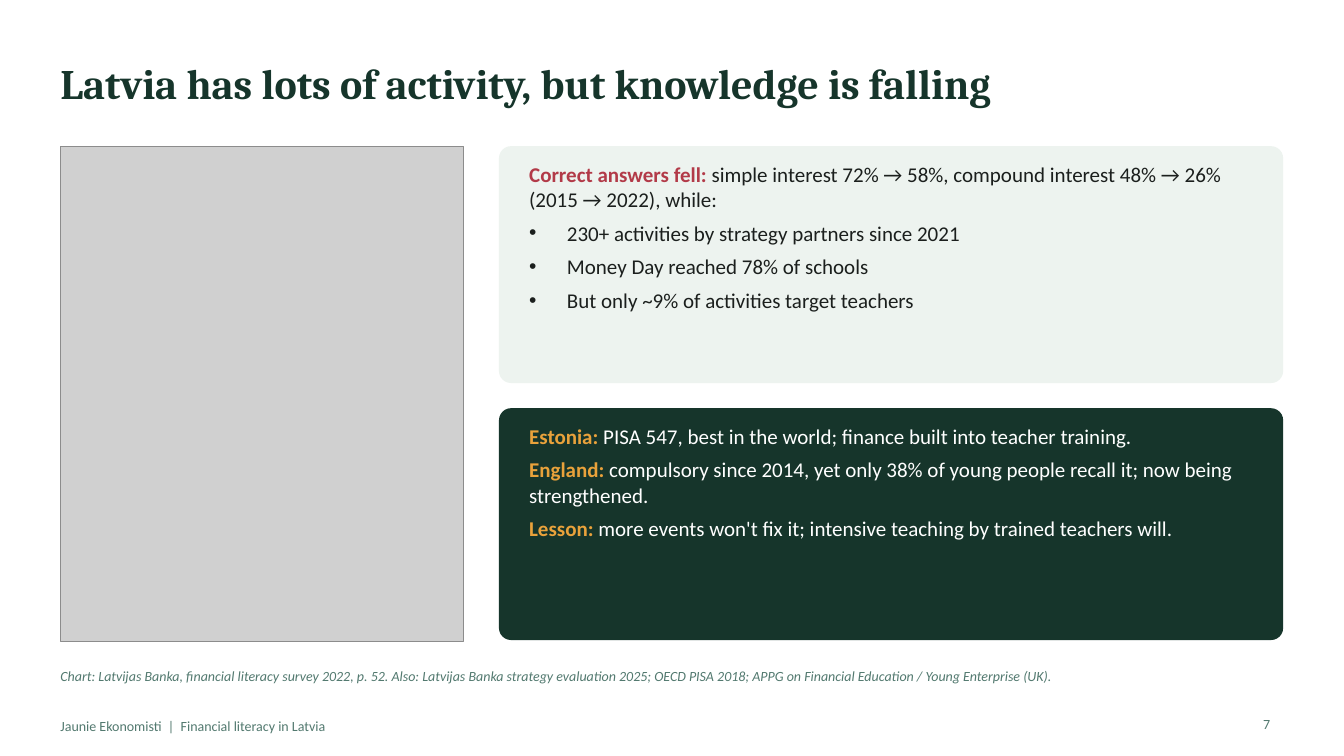
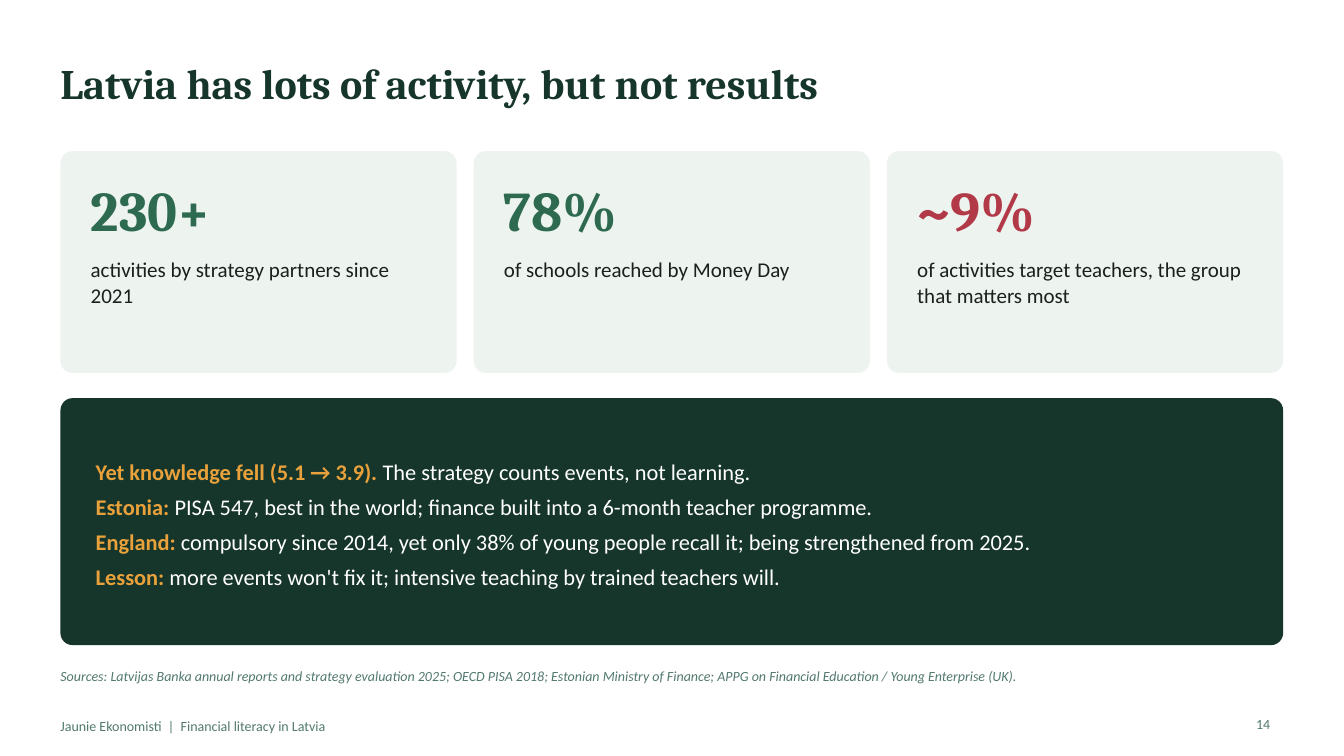
Before and after one commit to ArtisLV890/Elective-Impact-Making-for-the-Competitiveness-and-Data-Driven-Decisions-2026-2027, a slide deck: slide 14 of financial-literacy/presentation/Financial literacy in Latvia - presentation.pptx (slide 7 before the commit). Drawn at 1344x756 pixels with LibreOffice and Linux fonts; fonts in the diff are those of the drawing; grey boxes stand for pictures. Boxes give left, top, right and bottom in pixels: in the first picture for what was removed or moved away, otherwise in the second. Text is boxed around its words. In the diff, an @@ line names an element or a change of style, - is before the commit and + after.

```diff
--- a/financial-literacy/presentation/Financial literacy in Latvia - presentation.pptx
+++ b/financial-literacy/presentation/Financial literacy in Latvia - presentation.pptx
@@ title at bbox=[60, 69, 818, 109]: text changed @@
-Latvia has lots of activity, but knowledge is falling
+Latvia has lots of activity, but not results
@@ picture removed at bbox=[60, 146, 464, 641] @@
@@ rounded rectangle added at bbox=[60, 151, 457, 373], fill #EDF3EF @@
@@ rounded rectangle added at bbox=[474, 151, 870, 373], fill #EDF3EF @@
@@ text removed at bbox=[529, 167, 1221, 312] @@
-Correct answers fell: simple interest 72% → 58%, compound interest 48% → 26% (2015 → 2022), while:
-• 230+ activities by strategy partners since 2021
-• Money Day reached 78% of schools
-• But only ~9% of activities target teachers
@@ rounded rectangle at bbox=[887, 151, 1284, 373]: proportions changed @@
@@ rounded rectangle: place and size @@
-rounded rectangle at bbox=[499, 146, 1284, 383]
+rounded rectangle at bbox=[887, 151, 1284, 373]
@@ text added at bbox=[91, 193, 211, 232], 40 pt, text #2D6A4F, bold @@
+230+
@@ text added at bbox=[504, 193, 617, 233], 40 pt, text #2D6A4F, bold @@
+78%
@@ text added at bbox=[917, 193, 1035, 233], 40 pt, text #B23A48, bold @@
+~9%
@@ text added at bbox=[91, 262, 389, 303], 15 pt, text #1B1F1D @@
+activities by strategy partners since 2021
@@ text added at bbox=[504, 262, 789, 281], 15 pt, text #1B1F1D @@
+of schools reached by Money Day
@@ text added at bbox=[917, 262, 1241, 303], 15 pt, text #1B1F1D @@
+of activities target teachers, the group that matters most
@@ rounded rectangle: place and size @@
-rounded rectangle at bbox=[499, 408, 1284, 640]
+rounded rectangle at bbox=[60, 398, 1284, 645]
@@ rounded rectangle at bbox=[60, 398, 1284, 645]: proportions changed @@
@@ text "Yet knowledge fell (5.1 → ...": place and size @@
-text "Yet knowledge fell (5.1 → ..." at bbox=[529, 429, 1232, 540]
+text "Yet knowledge fell (5.1 → ..." at bbox=[96, 463, 1030, 589]
@@ text "Yet knowledge fell (5.1 → ..." at bbox=[96, 463, 1030, 589]: vertical alignment top to middle @@
@@ text at bbox=[96, 463, 1030, 554]: text changed; size 15 to 16 pt @@
-Estonia: PISA 547, best in the world; finance built into teacher training.
-England: compulsory since 2014, yet only 38% of young people recall it; now being strengthened.
+Yet knowledge fell (5.1 → 3.9). The strategy counts events, not learning.
+Estonia: PISA 547, best in the world; finance built into a 6-month teacher programme.
+England: compulsory since 2014, yet only 38% of young people recall it; being strengthened from 2025.
@@ text at bbox=[96, 569, 780, 589]: size 15 to 16 pt in "Lesson: more events won't fix it; intensive ..." @@
@@ text at bbox=[60, 671, 1016, 684]: text changed @@
-Chart: Latvijas Banka, financial literacy survey 2022, p. 52. Also: Latvijas Banka strategy evaluation 2025; OECD PISA 2018; APPG on Financial Education / Young Enterprise (UK).
+Sources: Latvijas Banka annual reports and strategy evaluation 2025; OECD PISA 2018; Estonian Ministry of Finance; APPG on Financial Education / Young Enterprise (UK).
@@ page number at bbox=[1256, 720, 1270, 729]: text changed @@
-7
+14
```
Also in this commit, not shown: 17 other slides changed, 15 slides added, 3 slides removed, 3 other files.
